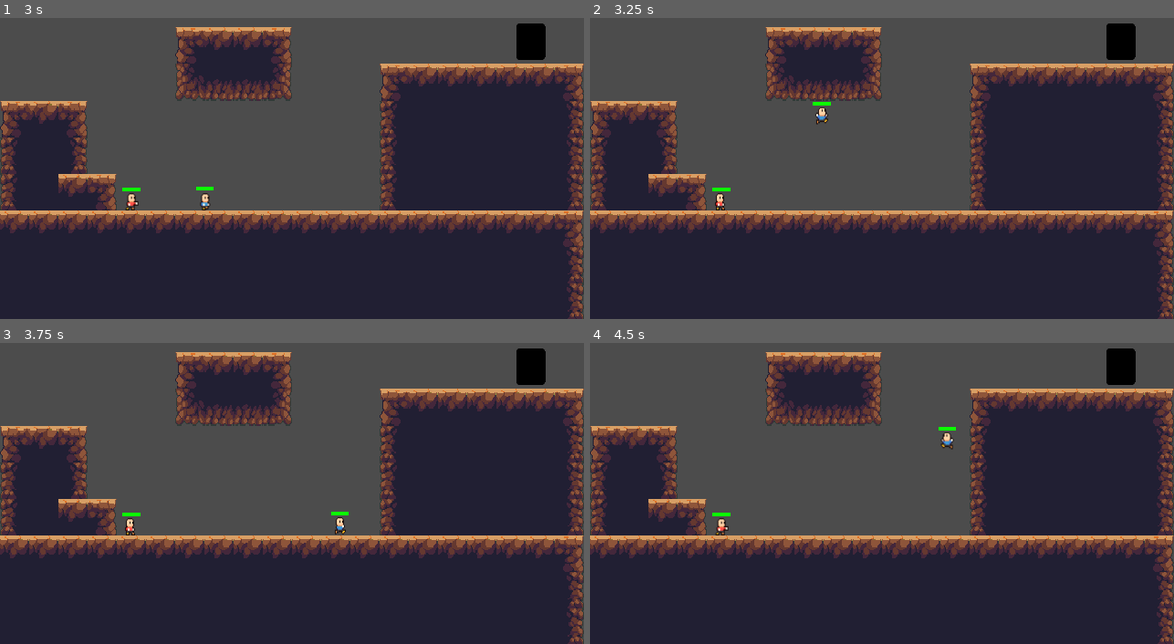
Above: before the commit, frames 1-4 (two rows, left to right).
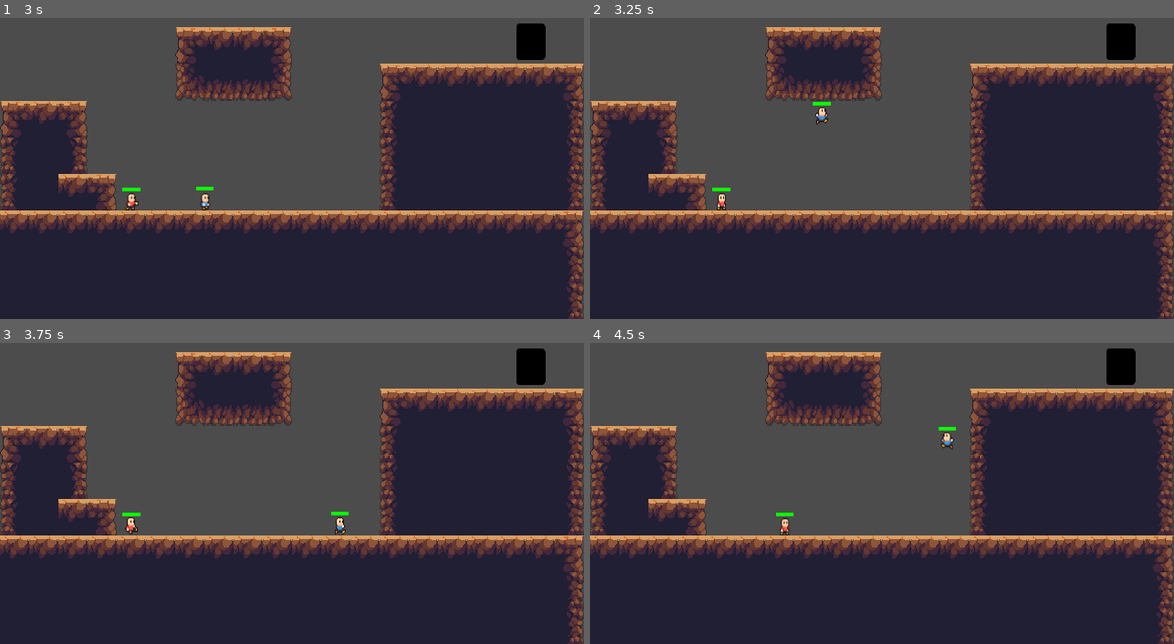
Above: after the commit, the same moments.

Repository: stiviwonder/moustache_royal
Game: Godot game, scene res://scenes/world0.tscn
Two runs of this game, one before a commit and one after it. Both use one fixed random seed, a clock stepped at 60 frames per second and the inputs below. The engine's default icon, where the game draws it, is replaced by a stand-in: a white triangle on a blue panel in a dark square.
Inputs:
- Up to frame 1 (3 s): tap Enter at 0.5 s; hold D (ui_right) 0.53-2.03 s; tap J (attack1) at 0.6 s; tap W (ui_up) at 0.77, 1.52 s; tap K (attack2) at 1.35 s; hold A (ui_left) 2.03-2.78 s; tap Space (dash) at 2.1 s; hold D (ui_right) from 2.78 s (still down); tap , (p2_attack1) at 2.85 s
- Up to frame 2 (3.25 s): keep holding D (ui_right); tap W (ui_up) at 3.02 s
- Up to frame 3 (3.75 s): keep holding D (ui_right); tap . (p2_attack2) at 3.6 s
- Up to frame 4 (4.5 s): tap W (ui_up) at 3.77 s; release D (ui_right) at 4.28 s; hold A (ui_left) from 4.28 s (still down); tap - (p2_dash) at 4.35 s

Frame 1 is identical in both runs. In frame 2, less than 0.1% of the frame differs, in the area x 21-24%, y 58-64%; in frame 3, less than 0.1%; in frame 4, 0.2%, in the area x 20-35%, y 56-64%.

Commit message:
removed attack animation loop

Diff:
--- a/scenes/enemy.tscn
+++ b/scenes/enemy.tscn
@@ -13,7 +13,6 @@
 [sub_resource type="Animation" id=3]
 resource_name = "attack"
 length = 0.5
-loop = true
 tracks/0/type = "value"
 tracks/0/path = NodePath("sprite:frame")
 tracks/0/interp = 1
@@ -53,7 +52,6 @@
 
 [sub_resource type="Animation" id=4]
 resource_name = "attack2"
-loop = true
 tracks/0/type = "value"
 tracks/0/path = NodePath("sprite:frame")
 tracks/0/interp = 1
--- a/scenes/fighter.tscn
+++ b/scenes/fighter.tscn
@@ -64,7 +64,6 @@
 
 [sub_resource type="Animation" id=4]
 resource_name = "attack2"
-loop = true
 tracks/0/type = "value"
 tracks/0/path = NodePath("sprite:frame")
 tracks/0/interp = 1
